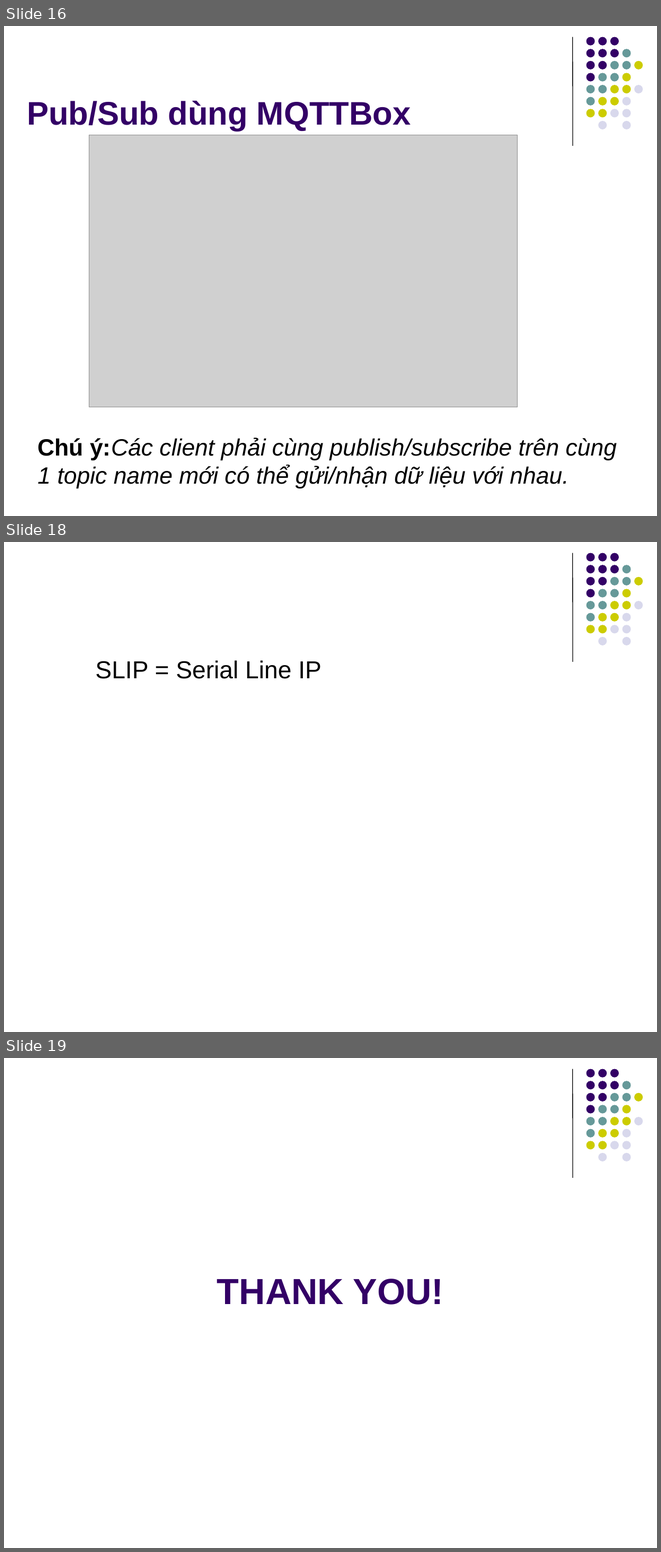
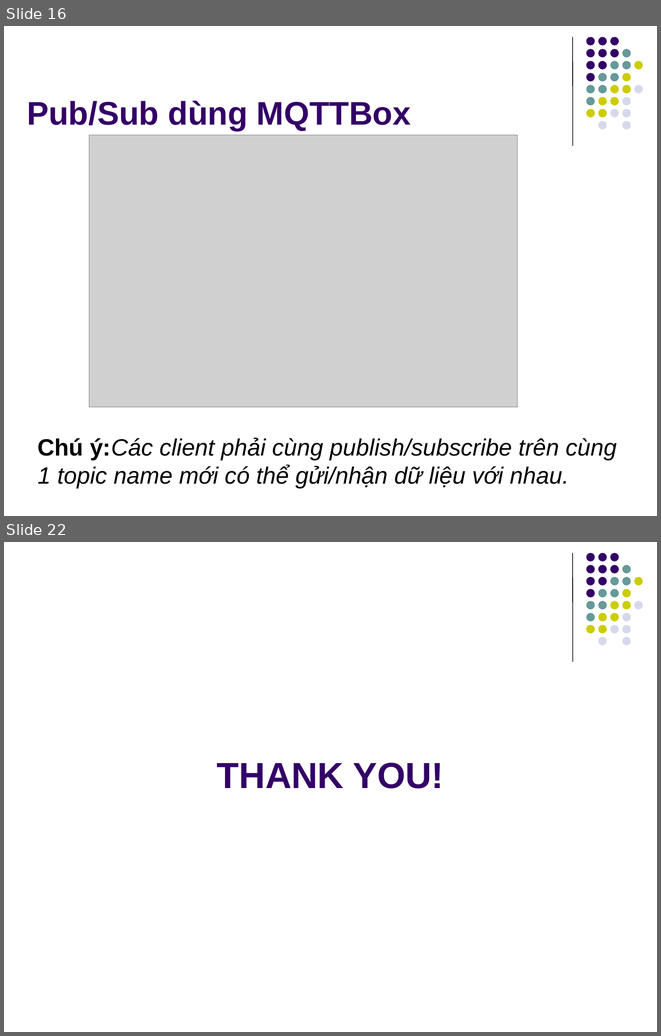
Before and after one commit to OneKiwiTech/stm32_iot_link, a slide deck: training-docs/slides/STM32 ESP-LINK FIRMWARE TRAINING.pptx. Shown one above the other, each under a label of ours: slides 16, 18 and 19 before the commit, slides 16 and 22 after it; the slides between them are not shown. The pictures are 661x1552 and 661x1036 pixels, drawn with LibreOffice and Linux fonts; fonts in the diff are those of the drawing; grey boxes stand for pictures. Boxes give left, top, right and bottom in pixels: in the first picture for what was removed or moved away, otherwise in the second. Text is boxed around its words. In the diff, an @@ line names an element or a change of style, - is before the commit and + after.

```diff
--- a/training-docs/slides/STM32 ESP-LINK FIRMWARE TRAINING.pptx
+++ b/training-docs/slides/STM32 ESP-LINK FIRMWARE TRAINING.pptx
@@ slide 18 removed at (4, 542, 657, 1032), background #FFFFFF; not listed: 32 template elements that a slide beside it also shows @@
@@ text removed at (95, 660, 321, 679) @@
-SLIP = Serial Line IP
@@ what was slide 19 is now slide 22 @@
```
Also in this commit, not shown: 3 slides changed, 4 slides added, 6 other files.
